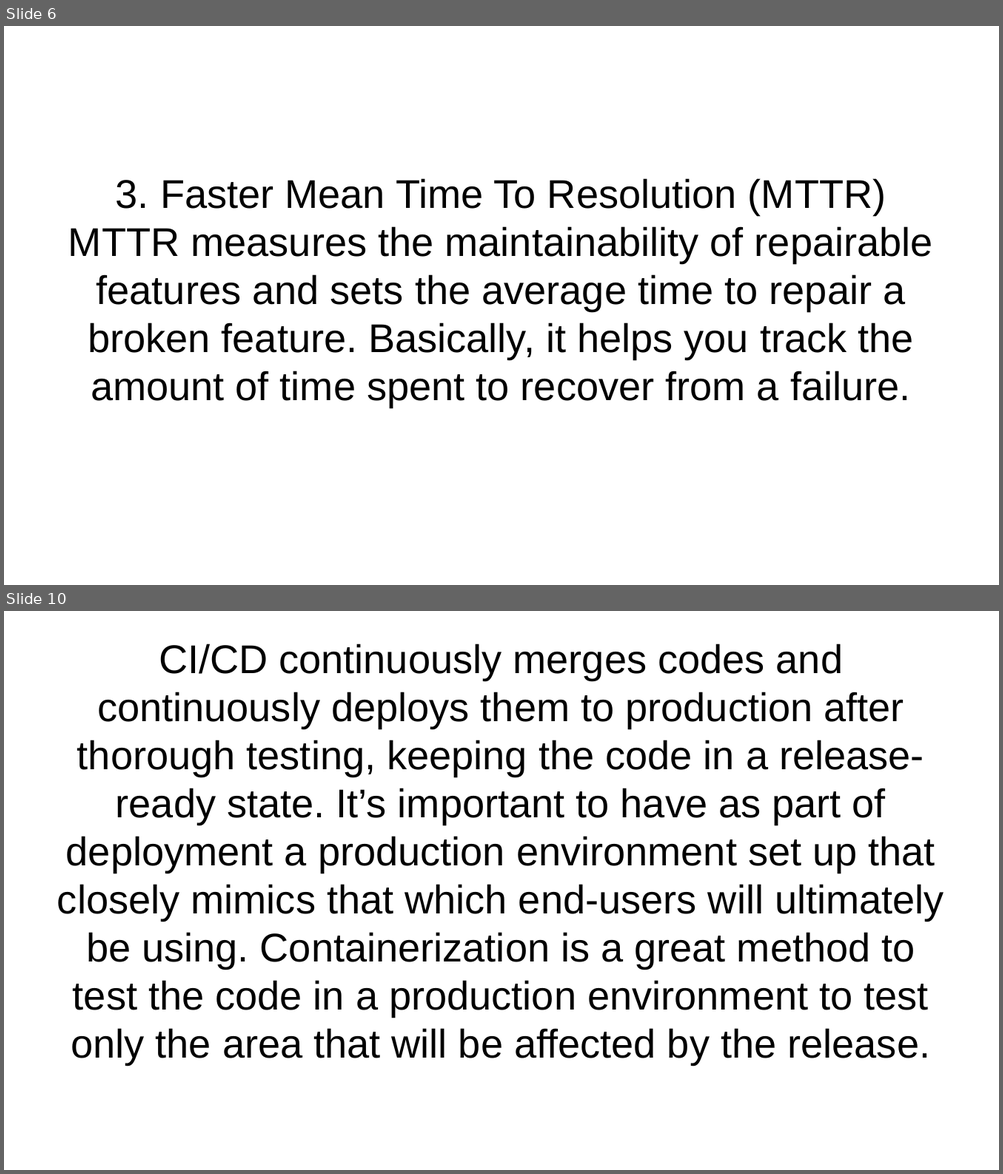
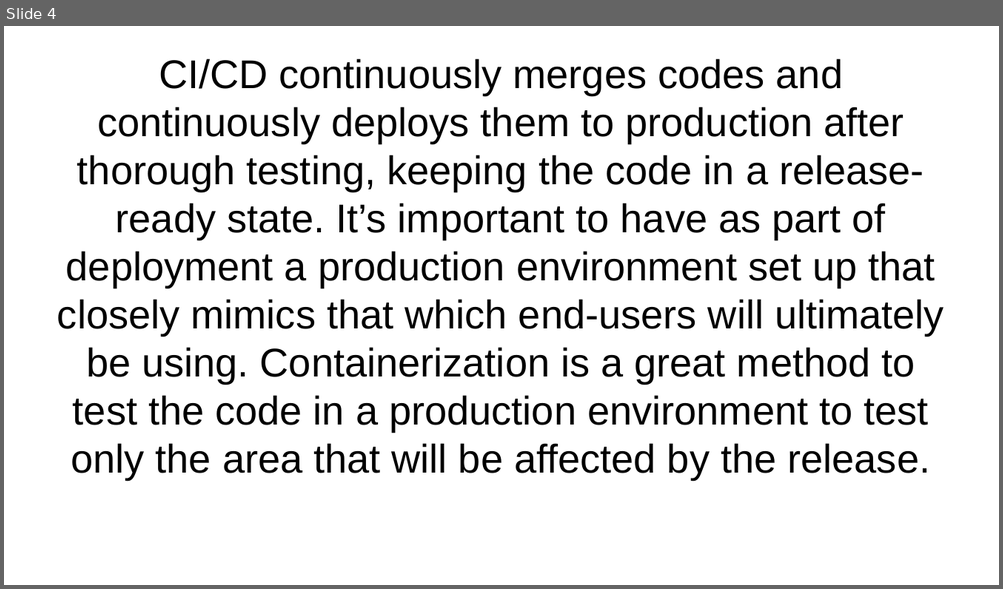
Before and after one commit to dr3mro/cdond-c3-projectstarter, a slide deck: presentation.odp. Shown one above the other, each under a label of ours: slides 6 and 10 before the commit, slide 4 after it; the slides between them are not shown. The pictures are 1003x1174 and 1003x589 pixels, drawn with LibreOffice and Linux fonts; fonts in the diff are those of the drawing. Boxes give left, top, right and bottom in pixels: in the first picture for what was removed or moved away, otherwise in the second. Text is boxed around its words. In the diff, an @@ line names an element or a change of style, - is before the commit and + after.

```diff
--- a/presentation.odp
+++ b/presentation.odp
@@ slide 6 removed at (4, 26, 999, 585), background #FFFFFF @@
@@ subtitle removed at (68, 178, 933, 408) @@
-3. Faster Mean Time To Resolution (MTTR)
-MTTR measures the maintainability of repairable features and sets the average time to repair a broken feature. Basically, it helps you track the amount of time spent to recover from a failure.
@@ what was slide 10 is now slide 4 @@
```
Also in this commit, not shown: 4 slides changed, 16 other slides removed, 1 other file.
